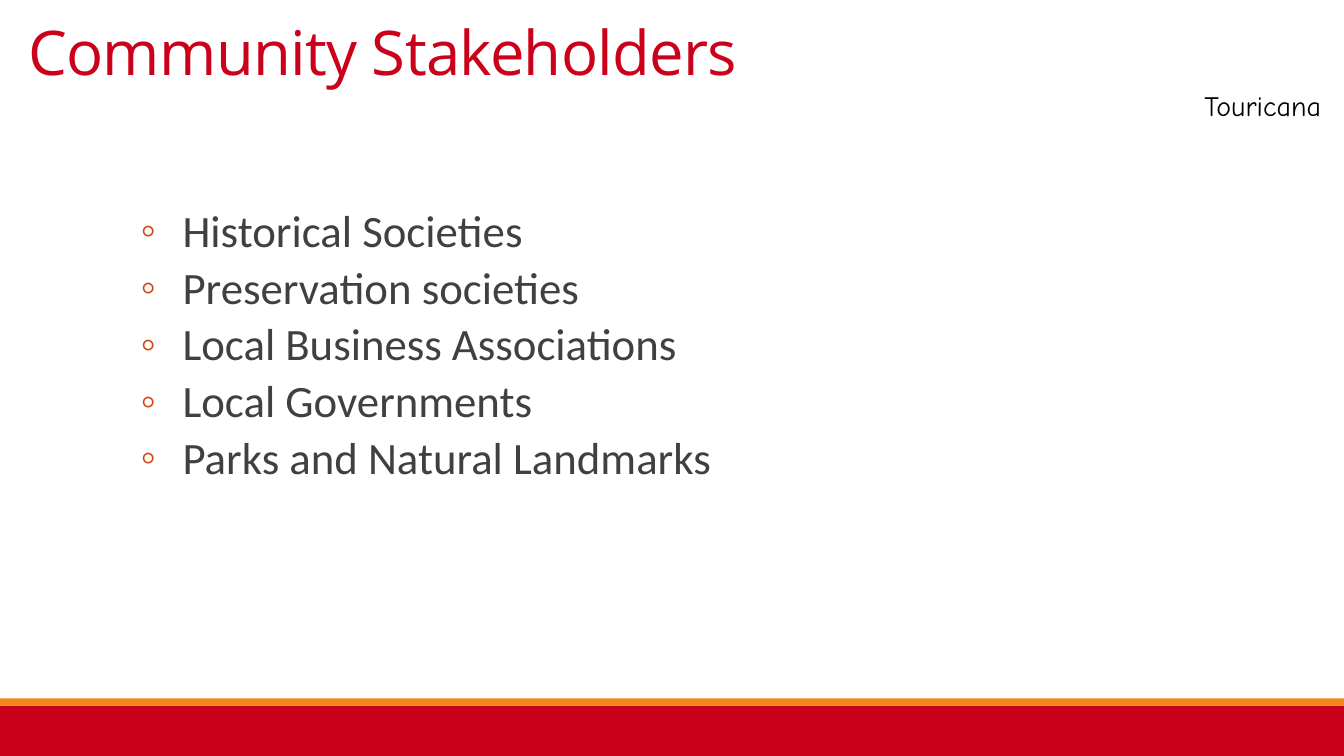
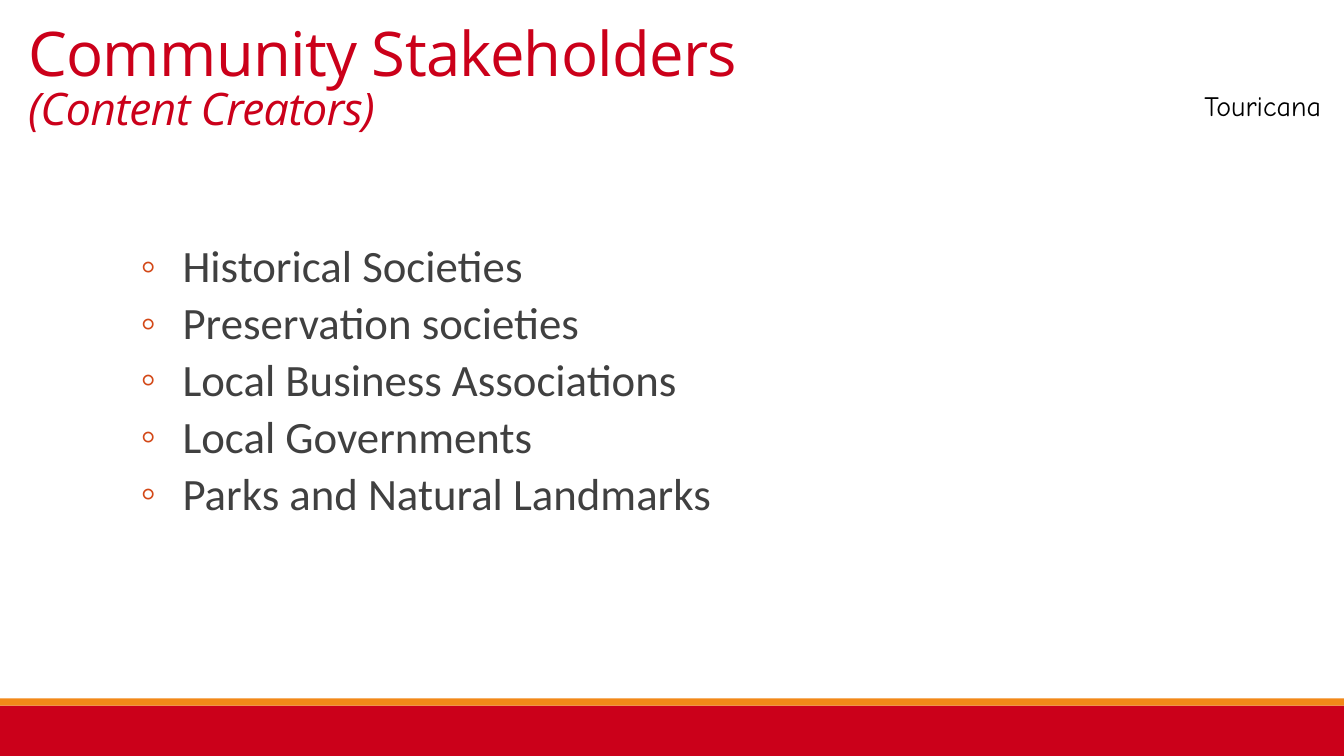
Before and after one commit to mc-funk/RedHotHack2015TripApp, a slide deck: slide 7 of Touricana RHH Presentation FINAL.pptx. Drawn at 1344x756 pixels with LibreOffice and Linux fonts; fonts in the diff are those of the drawing; background and template pictures are left out. Boxes give left, top, right and bottom in pixels: in the first picture for what was removed or moved away, otherwise in the second. Text is boxed around its words. In the diff, an @@ line names an element or a change of style, - is before the commit and + after.

```diff
--- a/Touricana RHH Presentation FINAL.pptx
+++ b/Touricana RHH Presentation FINAL.pptx
@@ title at <box>28,29,737,132</box>: text changed @@
-Community Stakeholders
+Community Stakeholders
+(Content Creators)
@@ text "Historical Societies": place and size @@
-text "Historical Societies" at <box>183,216,711,475</box>
+text "Historical Societies" at <box>183,251,711,511</box>
```
Also in this commit, not shown: 4 other slides changed, 1 slide removed.
